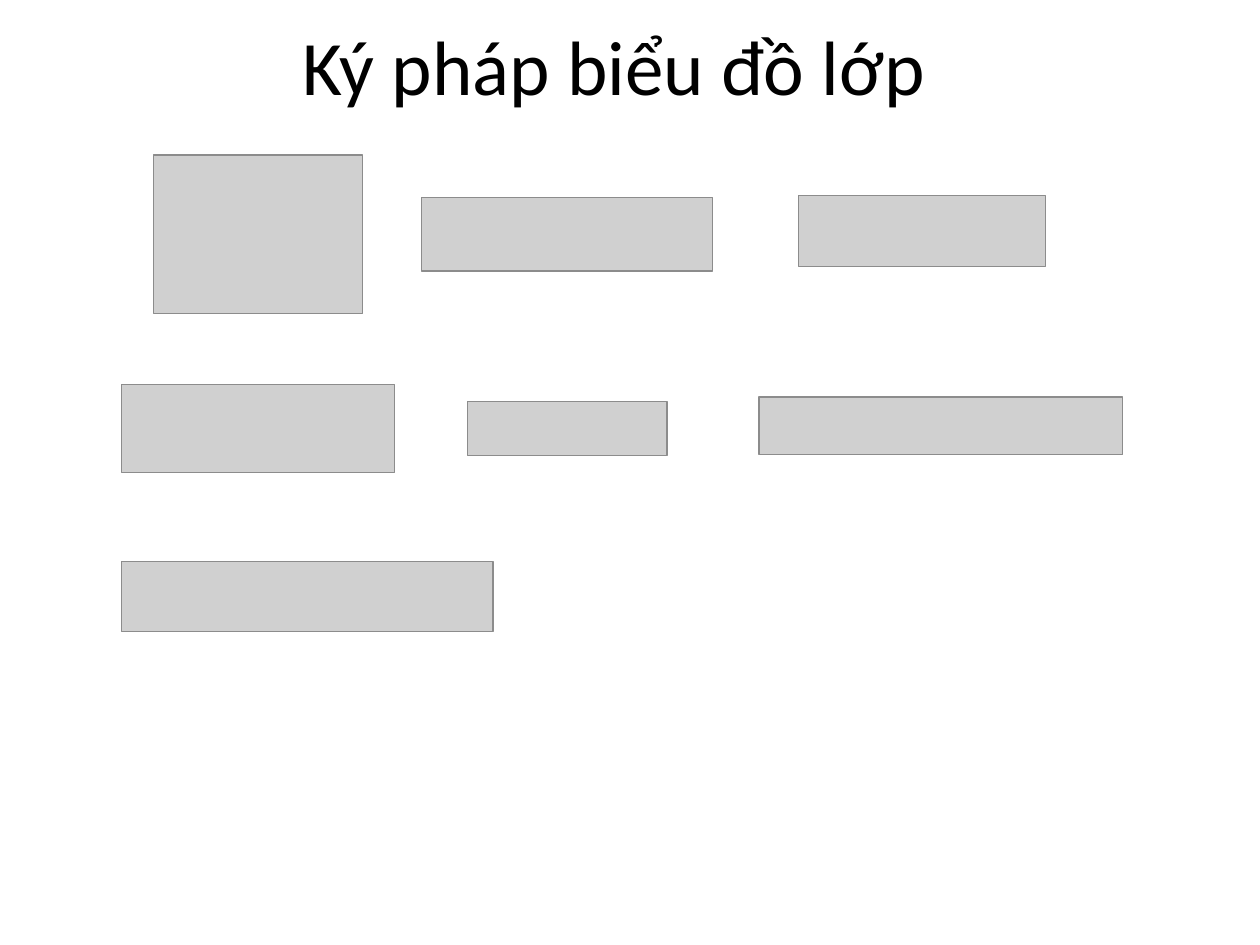
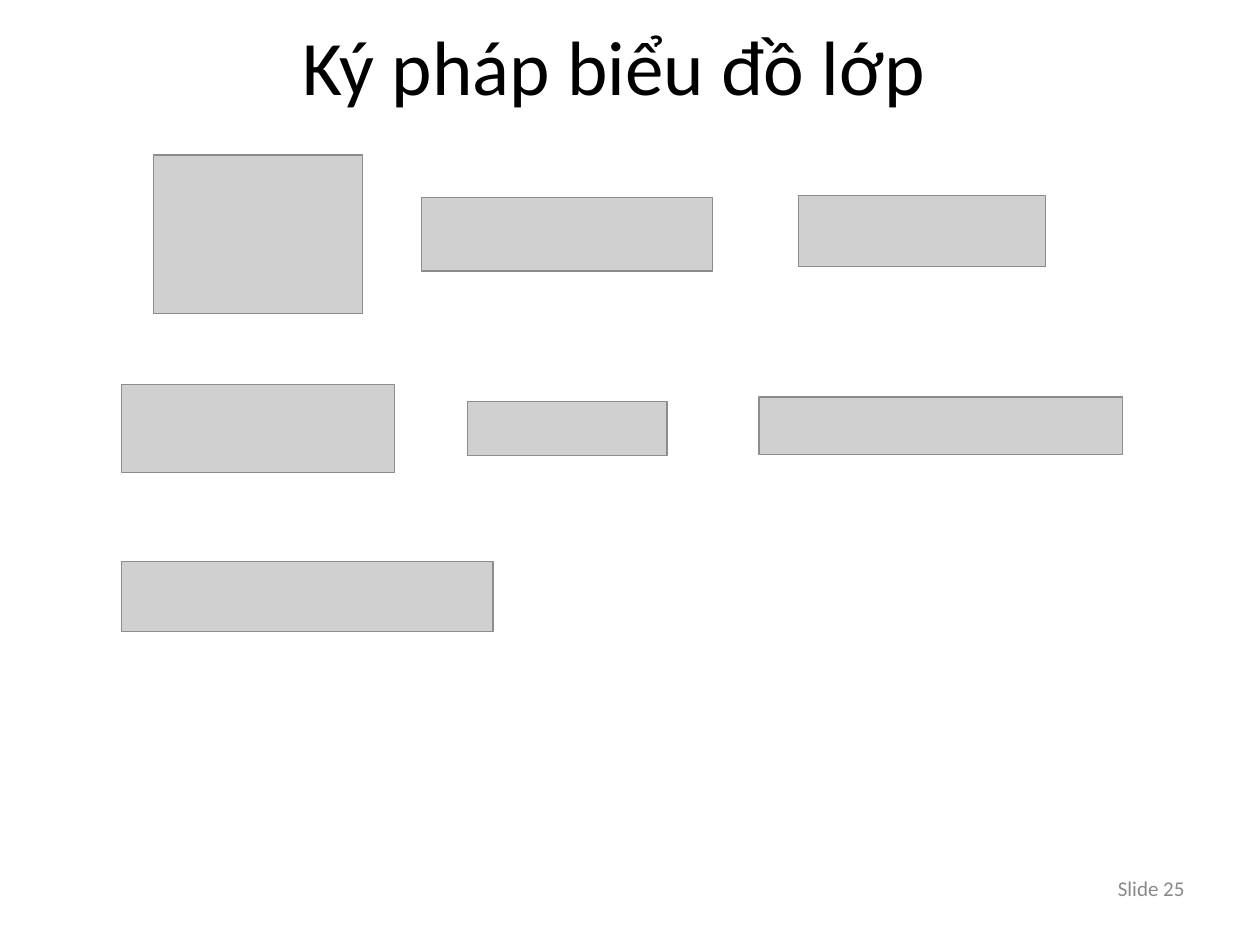
Before and after one commit to bangoc/PTTKHT, a slide deck: slide 25 of Slides/lec5_phan_tich_cau_truc.ppt. Drawn at 1260x945 pixels with LibreOffice and Linux fonts; fonts in the diff are those of the drawing; grey boxes stand for pictures. Boxes give left, top, right and bottom in pixels: in the first picture for what was removed or moved away, otherwise in the second. Text is boxed around its words. In the diff, an @@ line names an element or a change of style, - is before the commit and + after.

```diff
--- a/Slides/lec5_phan_tich_cau_truc.ppt
+++ b/Slides/lec5_phan_tich_cau_truc.ppt
@@ page number added at <box>1118,881,1184,896</box>, 12 pt, text #898989 @@
+Slide 25
```
Also in this commit, not shown: 39 other slides changed, 3 slides added, 4 slides removed, 2 other files.
